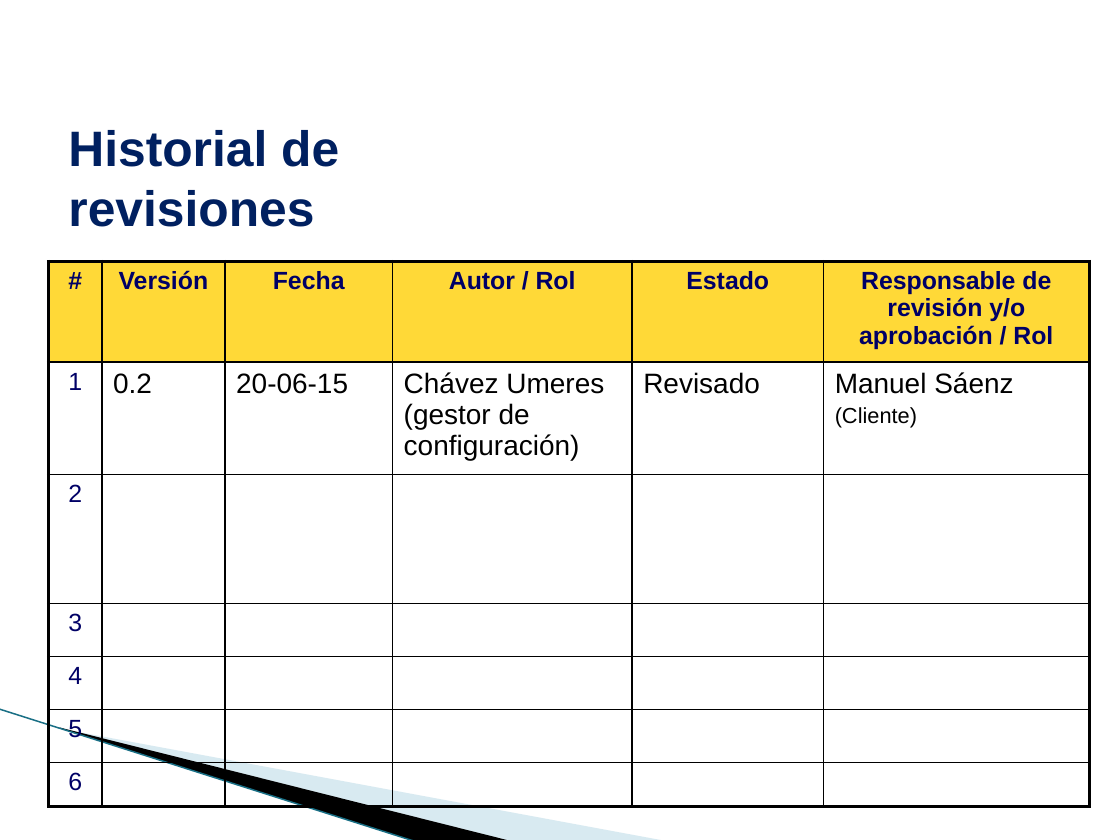
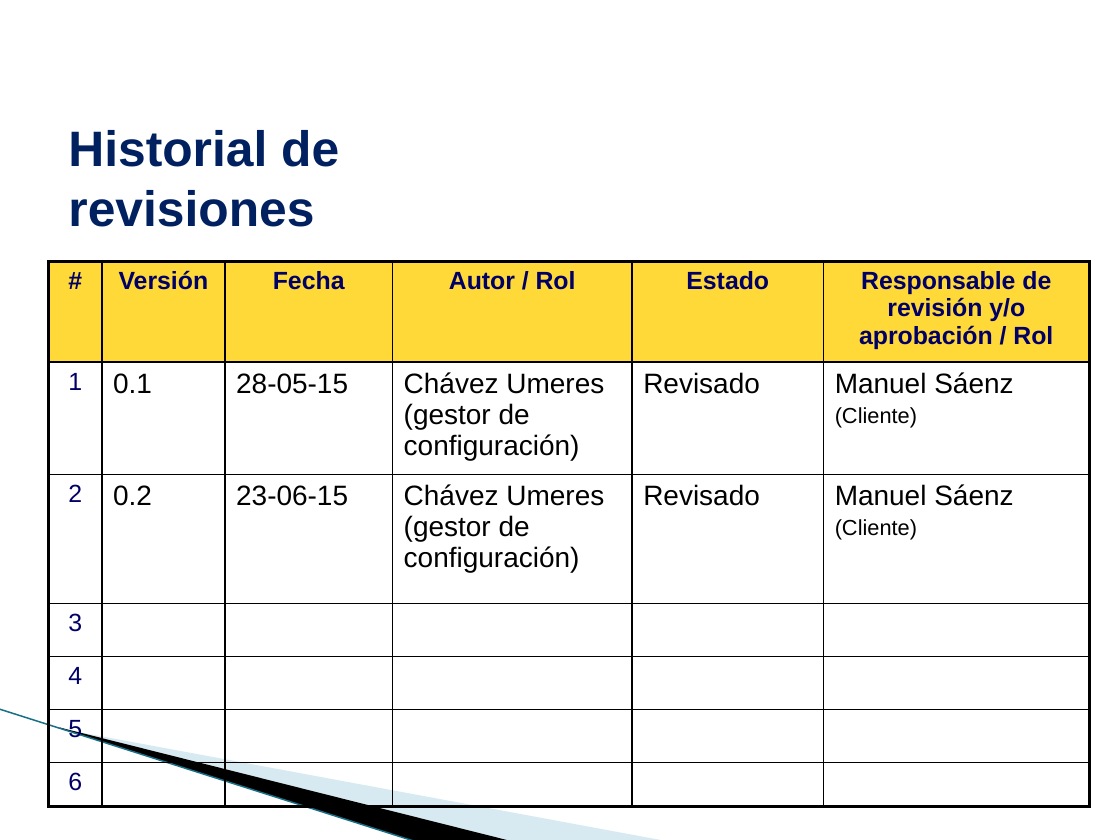
Before and after one commit to CreativeCheeseGame/BoundPhysic, a slide deck: slide 33 of Area de Proceso PP-PMC/PGPRO_0.2_2015 Proceso_de_gestion_de_proyectos.ppt.pptx (slide 36 before the commit). Drawn at 1120x840 pixels with LibreOffice and Linux fonts; fonts in the diff are those of the drawing; background and template pictures are left out. Boxes give left, top, right and bottom in pixels: in the first picture for what was removed or moved away, otherwise in the second. Text is boxed around its words. In the diff, an @@ line names an element or a change of style, - is before the commit and + after.

```diff
--- a/Area de Proceso PP-PMC/PGPRO_0.2_2015 Proceso_de_gestion_de_proyectos.ppt.pptx
+++ b/Area de Proceso PP-PMC/PGPRO_0.2_2015 Proceso_de_gestion_de_proyectos.ppt.pptx
@@ table at [48,261,1090,806] @@
-row 2, column 2: 0.2
+row 2, column 2: 0.1
-row 2, column 3: 20-06-15
+row 2, column 3: 28-05-15
-row 3: 2 |  |  |  |  | 
+row 3: 2 | 0.2 | 23-06-15 | Chávez Umeres / (gestor de configuración) | Revisado | Manuel Sáenz / (Cliente)
```
Also in this commit, not shown: 7 other slides changed, 3 slides removed, 17 other files.
